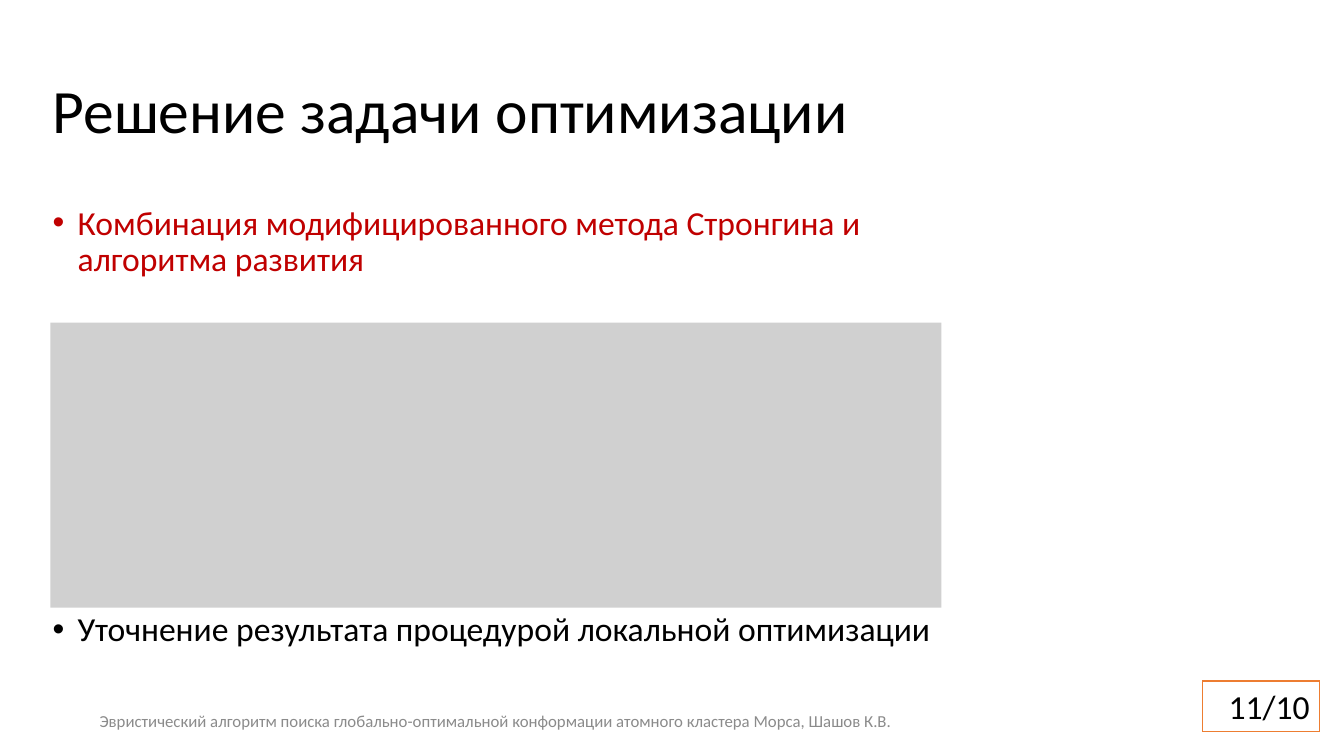
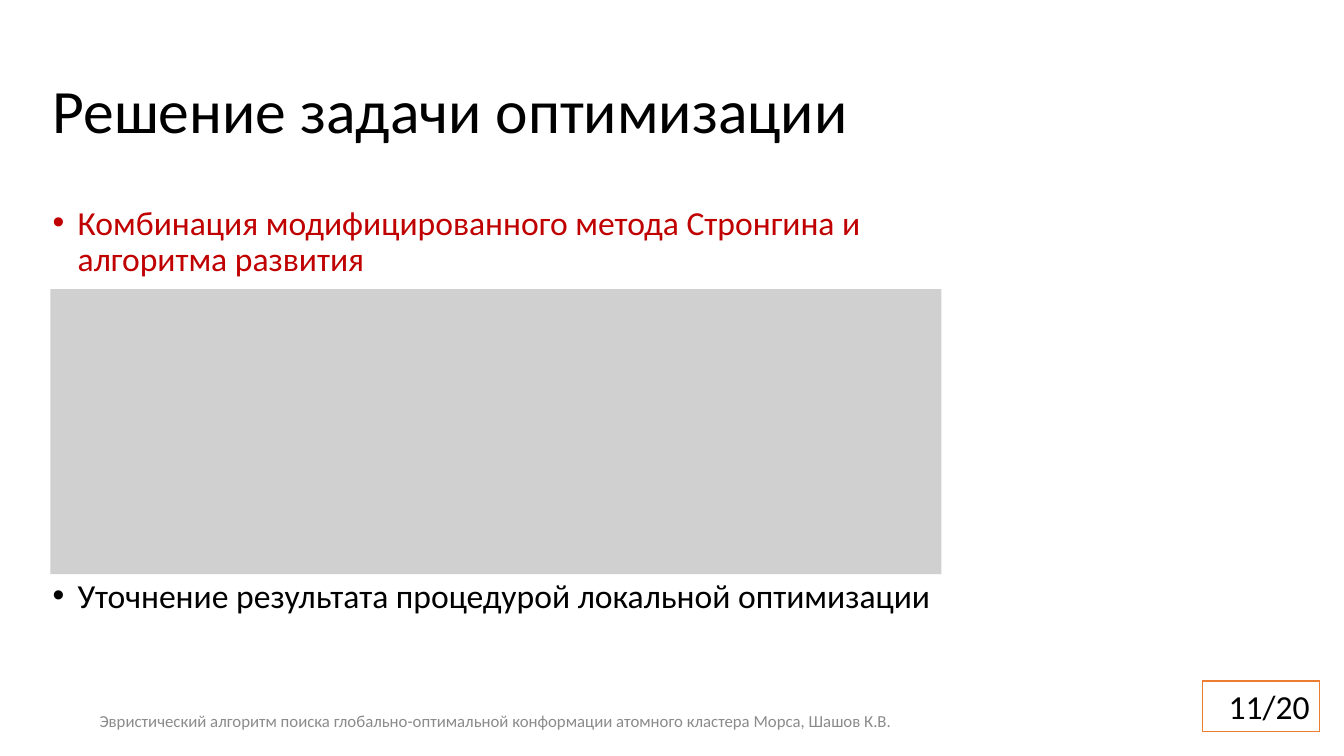
Before and after one commit to kshashov/morse-cluster, a slide deck: slide 11 of docs/6224М Шашов.pptx. Drawn at 1344x756 pixels with LibreOffice and Linux fonts; fonts in the diff are those of the drawing; grey boxes stand for pictures; background and template pictures are left out. Boxes give left, top, right and bottom in pixels: in the first picture for what was removed or moved away, otherwise in the second. Text is boxed around its words. In the diff, an @@ line names an element or a change of style, - is before the commit and + after.

```diff
--- a/docs/6224М Шашов.pptx
+++ b/docs/6224М Шашов.pptx
@@ picture: place and size @@
-picture at <box>50,323,942,608</box>
+picture at <box>50,289,942,575</box>
@@ text "Уточнение результата процедурой локальной оптимизации": place and size @@
-text "Уточнение результата процедурой локальной оптимизации" at <box>78,618,930,647</box>
+text "Уточнение результата процедурой локальной оптимизации" at <box>78,585,930,614</box>
@@ page number at <box>1229,695,1310,721</box>: text changed @@
-11/10
+11/20
```
Also in this commit, not shown: 10 other slides changed, 1 slide removed, 3 other files.
